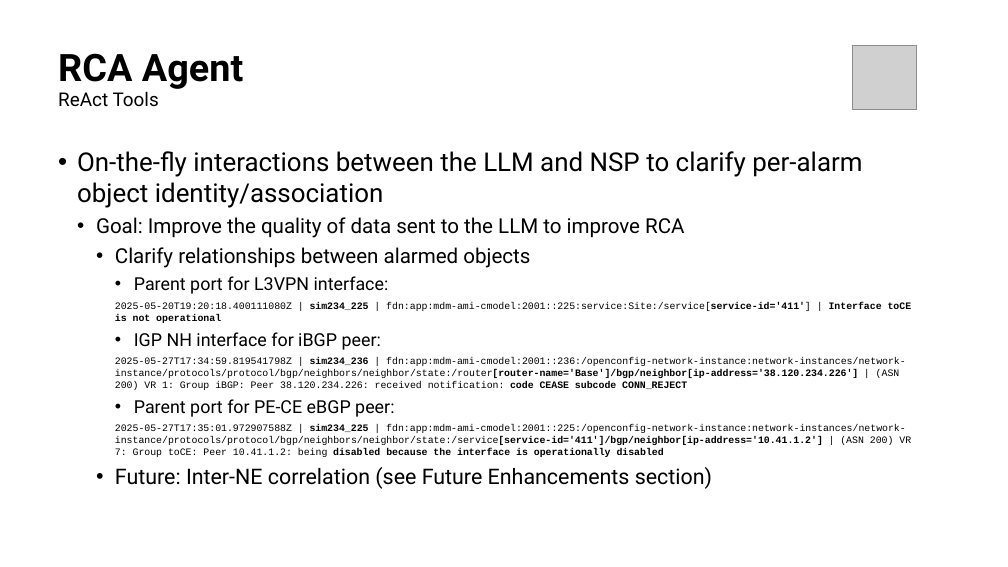
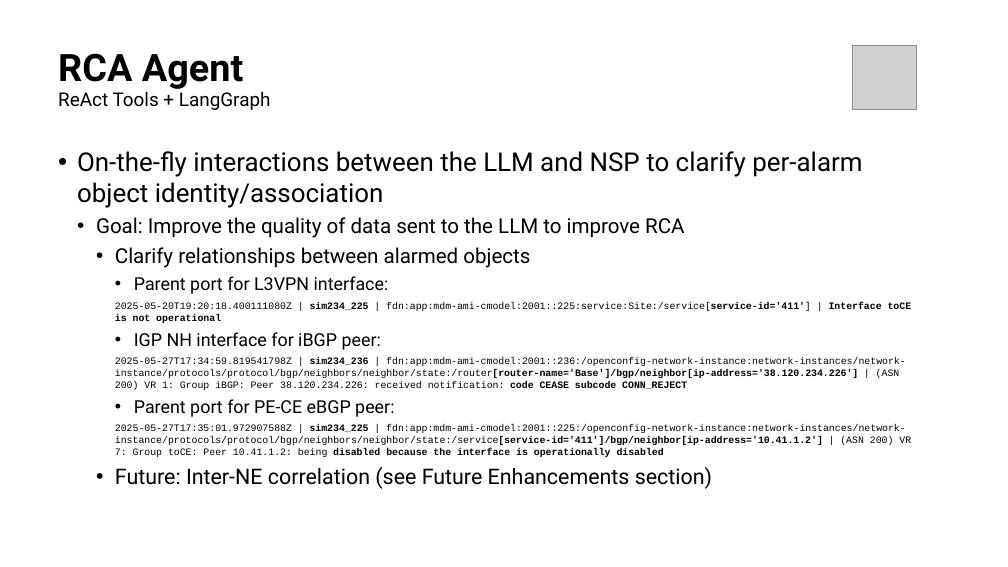
Before and after one commit to ml-rpirbhai/ai_network_rca_agent, a slide deck: slide 6 of Presentation.pptx. Drawn at 1008x567 pixels with LibreOffice and Linux fonts; fonts in the diff are those of the drawing; grey boxes stand for pictures. Boxes give left, top, right and bottom in pixels: in the first picture for what was removed or moved away, otherwise in the second. Text is boxed around its words. In the diff, an @@ line names an element or a change of style, - is before the commit and + after.

```diff
--- a/Presentation.pptx
+++ b/Presentation.pptx
@@ title at [58,53,271,110]: text changed @@
-RCA Agent
-ReAct Tools
+RCA Agent
+ReAct Tools + LangGraph
```
Also in this commit, not shown: 10 other slides changed, 8 other files.
